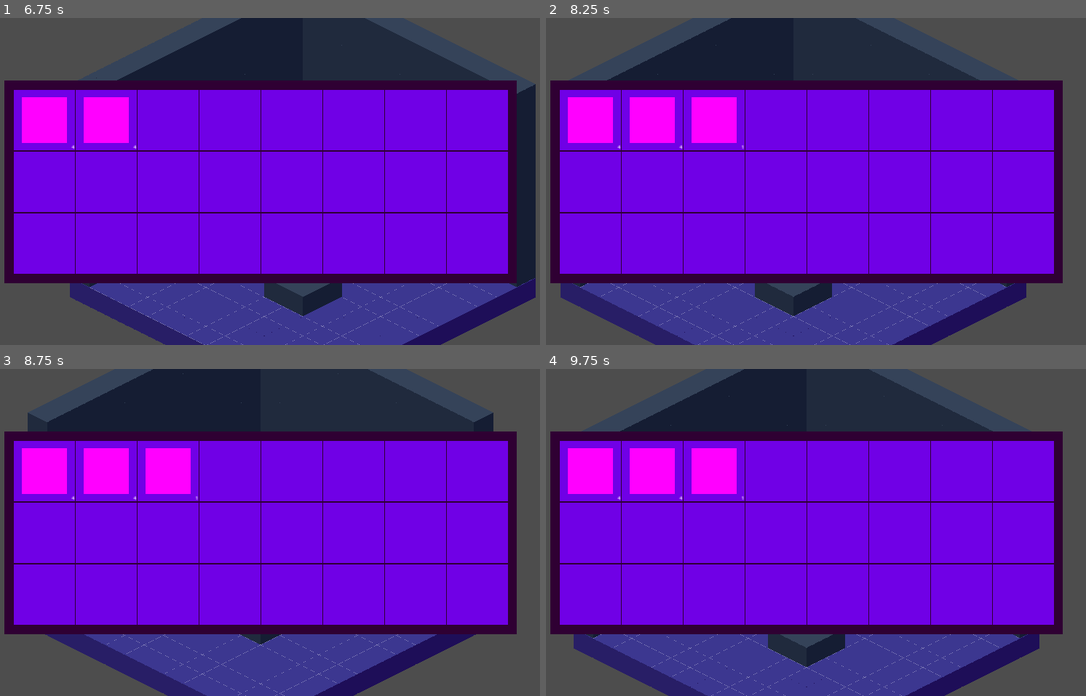
Above: before the commit, frames 1-4 (two rows, left to right).
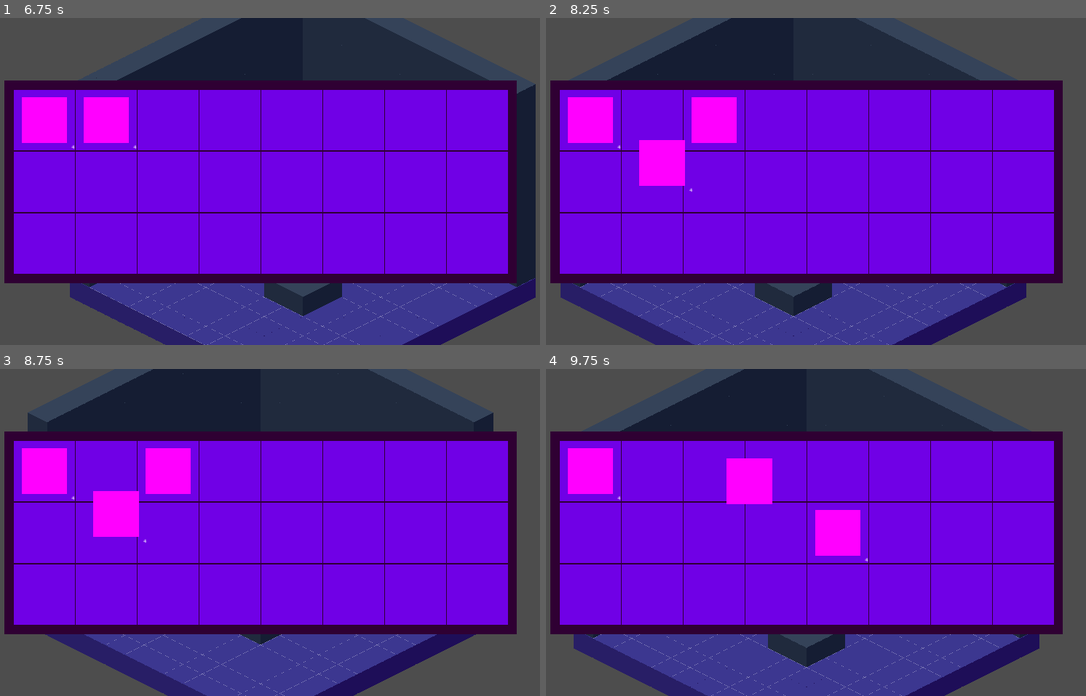
Above: after the commit, the same moments.

Repository: kaelynfmp/HearthLight
Game: Godot game, scene res://scenes/room.tscn
Same seed, same stepped clock (60 frames per second), same inputs: the game is played once before the commit and once after it.
Inputs (mouse positions are in pixels of both pictures, inside the frame that each line leads up to):
- Up to frame 1 (6.75 s): tap Enter (ui_accept) at 0.5, 0.77, 1.25, 2, 2.75, 3.5, 3.77, 5 s; move the mouse to (232, 246) at 0.52 s; hold W (move_up) 0.53-1.25 s; click (232, 246) at 0.67 s; drag from (437, 230) to (232, 246) at 1.27 s; move the mouse to (86, 132) at 2.02 s; hold A (move_left) 2.03-2.75 s; click (86, 132) at 2.17 s; drag from (291, 181) to (86, 132) at 2.77 s; move the mouse to (172, 99) at 3.52 s; hold S (move_down) 3.53-4.25 s; click (172, 99) at 3.67 s; tap E (inventory) at 4.15 s; drag from (388, 165) to (172, 99) at 4.27 s; move the mouse to (145, 197) at 5.02 s; hold W (move_up) 5.03-5.75 s; click (145, 197) at 5.17 s; drag from (318, 109) to (145, 197) at 5.77 s; move the mouse to (232, 246) at 6.52 s; hold D (move_right) from 6.53 s (still down); click (232, 246) at 6.67 s
- Up to frame 2 (8.25 s): tap Enter (ui_accept) at 6.77 s; release D (move_right) at 7.25 s; drag from (983, 230) to (778, 246) at 7.27 s; move the mouse to (632, 132) at 8.02 s; hold S (move_down) from 8.03 s (still down); click (632, 132) at 8.17 s
- Up to frame 3 (8.75 s): keep holding S (move_down)
- Up to frame 4 (9.75 s): release S (move_down) at 8.75 s; drag from (837, 532) to (632, 483) at 8.77 s; move the mouse to (718, 450) at 9.52 s; hold W (move_up) from 9.53 s (still down); click (718, 450) at 9.67 s

Frame 1 is identical in both runs. In frame 2, 2.3% of the frame differs, in the area x 15-37%, y 24-54%; in frame 3, 2.3%; in frame 4, 4.3%, in the area x 15-60%, y 24-59%.

Commit message:
feat: inventory management features

Diff:
--- a/project.godot
+++ b/project.godot
@@ -13,6 +13,10 @@
 config/name="FactaRoom"
 run/main_scene="res://scenes/room.tscn"
 config/features=PackedStringArray("4.3", "Forward Plus")
+
+[autoload]
+
+GameManager="*res://scripts/gamemanager.gd"
 
 [display]
 
--- /dev/null
+++ b/resources/character/cursorslot.tres
@@ -0,0 +1,7 @@
+[gd_resource type="Resource" script_class="Slot" load_steps=2 format=3 uid="uid://dib04lwiwr4ed"]
+
+[ext_resource type="Script" path="res://scripts/resources/slot.gd" id="1_f1lcx"]
+
+[resource]
+script = ExtResource("1_f1lcx")
+quantity = 0
--- a/resources/character/inventory.tres
+++ b/resources/character/inventory.tres
@@ -5,75 +5,99 @@
 
 [sub_resource type="Resource" id="Resource_2ebfp"]
 script = ExtResource("2_57fq4")
+quantity = 0
 
 [sub_resource type="Resource" id="Resource_ihm3d"]
 script = ExtResource("2_57fq4")
+quantity = 0
 
 [sub_resource type="Resource" id="Resource_2pfqq"]
 script = ExtResource("2_57fq4")
+quantity = 0
 
 [sub_resource type="Resource" id="Resource_bmtpm"]
 script = ExtResource("2_57fq4")
+quantity = 0
 
 [sub_resource type="Resource" id="Resource_482cp"]
 script = ExtResource("2_57fq4")
+quantity = 0
 
 [sub_resource type="Resource" id="Resource_0wf3g"]
 script = ExtResource("2_57fq4")
+quantity = 0
 
 [sub_resource type="Resource" id="Resource_5m8ay"]
 script = ExtResource("2_57fq4")
+quantity = 0
 
 [sub_resource type="Resource" id="Resource_r14wu"]
 script = ExtResource("2_57fq4")
+quantity = 0
 
 [sub_resource type="Resource" id="Resource_anewh"]
 script = ExtResource("2_57fq4")
+quantity = 0
 
 [sub_resource type="Resource" id="Resource_rbm8n"]
 script = ExtResource("2_57fq4")
+quantity = 0
 
 [sub_resource type="Resource" id="Resource_pv1j2"]
 script = ExtResource("2_57fq4")
+quantity = 0
 
 [sub_resource type="Resource" id="Resource_4xrq3"]
 script = ExtResource("2_57fq4")
+quantity = 0
 
 [sub_resource type="Resource" id="Resource_176oo"]
 script = ExtResource("2_57fq4")
+quantity = 0
 
 [sub_resource type="Resource" id="Resource_nnbsl"]
 script = ExtResource("2_57fq4")
+quantity = 0
 
 [sub_resource type="Resource" id="Resource_ikf74"]
 script = ExtResource("2_57fq4")
+quantity = 0
 
 [sub_resource type="Resource" id="Resource_o7g7b"]
 script = ExtResource("2_57fq4")
+quantity = 0
 
 [sub_resource type="Resource" id="Resource_m4cxl"]
 script = ExtResource("2_57fq4")
+quantity = 0
 
 [sub_resource type="Resource" id="Resource_8vgm8"]
 script = ExtResource("2_57fq4")
+quantity = 0
 
 [sub_resource type="Resource" id="Resource_khlt8"]
 script = ExtResource("2_57fq4")
+quantity = 0
 
 [sub_resource type="Resource" id="Resource_ktclp"]
 script = ExtResource("2_57fq4")
+quantity = 0
 
 [sub_resource type="Resource" id="Resource_wvi37"]
 script = ExtResource("2_57fq4")
+quantity = 0
 
 [sub_resource type="Resource" id="Resource_1txle"]
 script = ExtResource("2_57fq4")
+quantity = 0
 
 [sub_resource type="Resource" id="Resource_y3hek"]
 script = ExtResource("2_57fq4")
+quantity = 0
 
 [sub_resource type="Resource" id="Resource_vw7ak"]
 script = ExtResource("2_57fq4")
+quantity = 0
 
 [resource]
 resource_name = "Inventory"
--- /dev/null
+++ b/scenes/cursor.gd
@@ -0,0 +1,17 @@
+extends Node2D
+
+@onready var slot: Slot = preload("res://resources/character/cursorslot.tres")
+@onready var slot_panel:Panel = $Slot
+
+func _ready() -> void:
+	GameManager.set_cursor(self)
+	slot_panel.set_slot(slot)
+
+func _process(_delta: float) -> void:
+	position = get_global_mouse_position()
+
+func get_slot():
+	return slot
+
+func update_slot():
+	slot_panel.update()
--- /dev/null
+++ b/scenes/cursor.tscn
@@ -0,0 +1,39 @@
+[gd_scene load_steps=3 format=3 uid="uid://l6lptv3o5juw"]
+
+[ext_resource type="Script" path="res://scripts/gui/inventory/slot.gd" id="1_28phl"]
+[ext_resource type="Script" path="res://scenes/cursor.gd" id="1_gghae"]
+
+[node name="Cursor" type="Node2D"]
+z_index = 4096
+script = ExtResource("1_gghae")
+
+[node name="Slot" type="Panel" parent="."]
+self_modulate = Color(1, 1, 1, 0)
+custom_minimum_size = Vector2(200, 200)
+offset_right = 24.0
+offset_bottom = 24.0
+mouse_filter = 2
+script = ExtResource("1_28phl")
+
+[node name="ItemContainer" type="CenterContainer" parent="Slot"]
+custom_minimum_size = Vector2(200, 200)
+layout_mode = 0
+offset_right = 200.0
+offset_bottom = 200.0
+mouse_filter = 2
+
+[node name="ItemPanel" type="Panel" parent="Slot/ItemContainer"]
+layout_mode = 2
+mouse_filter = 2
+
+[node name="Item" type="Sprite2D" parent="Slot/ItemContainer/ItemPanel"]
+
+[node name="Stack" type="Label" parent="Slot/ItemContainer/ItemPanel"]
+layout_mode = 0
+offset_left = -100.0
+offset_top = -100.0
+offset_right = 100.0
+offset_bottom = 100.0
+text = "999"
+horizontal_alignment = 2
+vertical_alignment = 2
--- a/scenes/inventory/slot.tscn
+++ b/scenes/inventory/slot.tscn
@@ -37,3 +37,7 @@
 text = "999"
 horizontal_alignment = 2
 vertical_alignment = 2
+
+[connection signal="gui_input" from="." to="." method="_on_gui_input"]
+[connection signal="mouse_entered" from="." to="." method="_on_mouse_entered"]
+[connection signal="mouse_exited" from="." to="." method="_on_mouse_exited"]
--- a/scenes/room.tscn
+++ b/scenes/room.tscn
@@ -8,9 +8,9 @@
 [ext_resource type="PackedScene" uid="uid://ooc6jx4dihku" path="res://scenes/marker.tscn" id="4_mnrrm"]
 [ext_resource type="Resource" uid="uid://b1gb7sbupakg4" path="res://resources/character/inventory.tres" id="6_kcpka"]
 [ext_resource type="PackedScene" uid="uid://c6g34by20r0qc" path="res://scenes/inventory/inventory.tscn" id="8_p13u3"]
+[ext_resource type="PackedScene" uid="uid://l6lptv3o5juw" path="res://scenes/cursor.tscn" id="9_6c5mx"]
 
-[node name="Room" type="Node2D"]
-y_sort_enabled = true
+[node name="Room" type="Node"]
 
 [node name="Tilemap" type="Node2D" parent="."]
 y_sort_enabled = true
@@ -152,3 +152,5 @@
 offset_bottom = 334.5
 grow_horizontal = 2
 grow_vertical = 2
+
+[node name="Cursor" parent="HUD" instance=ExtResource("9_6c5mx")]
--- /dev/null
+++ b/scripts/gamemanager.gd
@@ -0,0 +1,24 @@
+extends Node
+
+signal inventory_changed
+
+@export var inventory:bool = false
+
+var cursor:Node2D
+
+func _ready() -> void:
+	pass
+
+func _process(_delta: float) -> void:
+	if Input.is_action_just_pressed("inventory"):
+		change_inventory()
+
+func change_inventory():
+	inventory = !inventory
+	inventory_changed.emit()
+
+func set_cursor(setting_cursor: Node2D):
+	cursor = setting_cursor
+
+func get_cursor():
+	return cursor
--- a/scripts/gui/inventory/inventory.gd
+++ b/scripts/gui/inventory/inventory.gd
@@ -2,27 +2,22 @@
 
 @onready var inventory: Inventory = preload("res://resources/character/inventory.tres")
 @onready var slots: Array = $Background/Slots.get_children()
-
 
 var is_open: bool = false
 
 func _ready() -> void:
 	inventory.update.connect(update_slots)
 	update_slots()
-	close()
+	GameManager.inventory_changed.connect(on_inventory_changed)
 
 func update_slots():
 	for i in range(min(inventory.slots.size(), slots.size())):
-		slots[i].update(inventory.slots[i])
+		slots[i].set_slot(inventory.slots[i])
+
+
 
 func _process(_delta: float):
-	if Input.is_action_just_pressed("inventory"):
-		close() if is_open else open()
+	visible = is_open
 
-func open():
-	visible = true
-	is_open = true
-
-func close():
-	visible = false
-	is_open = false
+func on_inventory_changed():
+	is_open = !is_open
--- a/scripts/gui/inventory/slot.gd
+++ b/scripts/gui/inventory/slot.gd
@@ -3,13 +3,130 @@
 @onready var item_sprite: Sprite2D = $ItemContainer/ItemPanel/Item
 @onready var stack_number: Label = $ItemContainer/ItemPanel/Stack
 
-func update(slot: Slot):
-	if !slot.item:
+var slot: Slot
+
+var mouse_over = false
+### If you are currently holding right click to make a 'line'
+var rmb_line = false
+### If your current mouse input involved attempting to pull out a half stack
+var just_half_stacked = false
+
+func update():
+	if slot != null:
+		if !slot.item:
+			item_sprite.visible = false
+			stack_number.visible = false
+		else:
+			item_sprite.visible = true
+			item_sprite.texture = slot.item.texture
+			if slot.quantity > 1:
+				stack_number.visible = true
+				stack_number.text = str(slot.quantity)
+			else:
+				stack_number.visible = false
+	else:
 		item_sprite.visible = false
 		stack_number.visible = false
+
+func _on_mouse_entered() -> void:
+	if Input.is_mouse_button_pressed(MOUSE_BUTTON_RIGHT):
+		# slide to add one
+		drop_slot_cursor()
+		rmb_line = true
+	mouse_over = true
+
+func _on_mouse_exited() -> void:
+	if Input.is_mouse_button_pressed(MOUSE_BUTTON_RIGHT) and !rmb_line:
+		# Will add one to the original slot if dragged off
+		drop_slot_cursor()
+	mouse_over = false
+
+### On click, do inventory management
+func _on_gui_input(event:InputEvent) -> void:
+	if event is InputEventMouseButton:
+		if event.button_index == MOUSE_BUTTON_LEFT and event.is_pressed():
+			# If the items arent both null, OR if you left click, swap the items
+			if cursor_slot().item != null or slot.item != null:
+				swap_slots_cursor()
+		elif event.button_index == MOUSE_BUTTON_RIGHT:
+			rmb_line = false
+			# Since we previously check to see that the item slot isn't swappable, this will always work
+			if event.is_pressed():
+				just_half_stacked = true
+				half_slot_cursor_pickup() # Try to pick up half, which will drop 1 item if it cant
+			else:
+				if mouse_over:
+					# The mouse needs to still be on the slot for it to want to drop it
+					drop_slot_cursor()
+				just_half_stacked = false # On release of right click, after trying to drop the first time
+
+### Swap the current slot with the cursor slot
+func swap_slots_cursor():
+	if slot.item != cursor_slot().item:
+		var temp_item: Item    = cursor_slot().item
+		var temp_quantity: int = cursor_slot().quantity
+		cursor_slot().initialize(slot.item, slot.quantity)
+		slot.initialize(temp_item, temp_quantity)
+		update()
+		GameManager.get_cursor().update_slot()
 	else:
-		item_sprite.visible = true
-		item_sprite.texture = slot.item.texture
-		if slot.stack_size > 0:
-			stack_number.visible = true
-			stack_number.text = str(slot.stack_size)
+		merge_slots_cursor()
+
+### Merge the current slot with the cursor slot
+func merge_slots_cursor():
+	if slot.item == cursor_slot().item:
+		var remainder: int = slot.increment(cursor_slot().quantity)
+		cursor_slot().decrement(cursor_slot().quantity - remainder)
+		update()
+		GameManager.get_cursor().update_slot()
+	else:
+		swap_slots_cursor()
+
+### Drop one item from cursor into slot
+func drop_slot_cursor():
+	if (just_half_stacked):
+		return
+	if cursor_slot().item != null and (slot.item == null or slot.item == cursor_slot().item):
+		# If there is an item on your cursor when, place exactly one into the slot
+		# It also ensures that the slot is either empty or populated with something stackable
+		slot.item = cursor_slot().item # It will always either be empty or the item already anyways
+		if (slot.increment() == 0): # No remainder
+		# If the stack isn't maxed, put one in
+			cursor_slot().decrement()
+		update()
+		GameManager.get_cursor().update_slot()
+
+### Pick up half of the stack in the slot
+func half_slot_cursor_pickup():
+	if cursor_slot().item != null and slot.item != cursor_slot().item:
+		if slot.item == null:
+			# If it's nothing, do nothing to prepare for the drop later
+			just_half_stacked = false
+			return
+		swap_slots_cursor()
+		return
+	if slot.item != null and cursor_slot().item == null:
+		if slot.quantity < 2:
+			swap_slots_cursor() # It's just a 1-to-1 swap
+		else:
+			var temp_quantity: float = float(slot.quantity)
+			slot.decrement(ceil(temp_quantity/2))
+			cursor_slot().item = slot.item
+			# There hopefully shouldn't ever possibly be a remainder condition but, just in case
+			var remainder: int = cursor_slot().increment(floor(temp_quantity/2))
+			slot.increment(remainder)
+			update()
+			GameManager.get_cursor().update_slot()
+	else:
+		just_half_stacked = false
+
+### Returns the globally defined slot that belongs to the cursor
+func cursor_slot() -> Slot:
+	return GameManager.get_cursor().get_slot()
+
+func set_slot(setting_slot: Slot):
+	slot = setting_slot
+	update()
+
+func get_slot():
+	return slot
--- a/scripts/resources/inventory.gd
+++ b/scripts/resources/inventory.gd
@@ -18,7 +18,7 @@
 	var found: bool = false
 	if !item_slots.is_empty():
 		for slot in item_slots:
-			if (slot.increment()):
+			if (slot.increment() == 0): # No remainder
 				found = true
 				break
 	if !found:
--- a/scripts/resources/slot.gd
+++ b/scripts/resources/slot.gd
@@ -20,20 +20,24 @@
 var prev_max_stack: int = 0
 
 ## The amount of items that are currently stored in this slot, to a max of [member Item.max_stack]
-var stack_size: int :
+var quantity: int :
 	set(value):
 		# Validates to ensure an item can never get over its max
 		if item != null:
-			stack_size = clamp(value, 0, item.max_stack)
+			quantity = clamp(value, 0, item.max_stack)
+			if quantity == 0:
+				item = null
+		else:
+			quantity = 0
 
-func _init(p_item = null, p_stack_size = 0):
+func _init(p_item = null, p_quantity = 0):
 	item = p_item
-	stack_size = p_stack_size
+	quantity = p_quantity
 
 func _get_property_list() -> Array[Dictionary]:
 	return [
 		{
-			name = "stack_size",
+			name = "quantity",
 			type = TYPE_INT,
 			hint = PROPERTY_HINT_RANGE,
 			hint_string = "0, {max}, 1".format({"max": 0 if item == null else item.max_stack})
@@ -41,12 +45,26 @@
 	]
 
 ## Increments the amount of items in the slot by specified amount, default 1
-func increment(amount: int = 1) -> bool:
-	var starting_value: int = stack_size
-	stack_size += amount
-	return starting_value != stack_size
+func increment(amount: int = 1) -> int:
+	var starting_value: int = quantity
+	if item == null:
+		return amount # nothing was put in
+	var remainder: int      = starting_value + amount - item.max_stack
+	quantity += amount
+	return max(remainder, 0)
+
+## Decrements the amount of items in the slot by specified amount, default 1
+func decrement(amount: int = 1) -> bool:
+	if (amount > quantity):
+		return true
+	quantity -= amount
+	return item != null # returns whether the item still exists after decrementing
 
 ## Initializes the slot with an item and a stack size, default 1
-func initialize(p_item: Item, p_stack_size: int = 1):
+func initialize(p_item: Item, p_quantity: int = 1):
 	item = p_item
-	stack_size = p_stack_size
+	quantity = p_quantity
+
+### Matches two seperate slots to see if they are the same
+func slot_match(slot: Slot):
+	return slot.quantity == quantity and slot.item == item
Not shown: 1 places in scenes/room.tscn that only renumber resources
